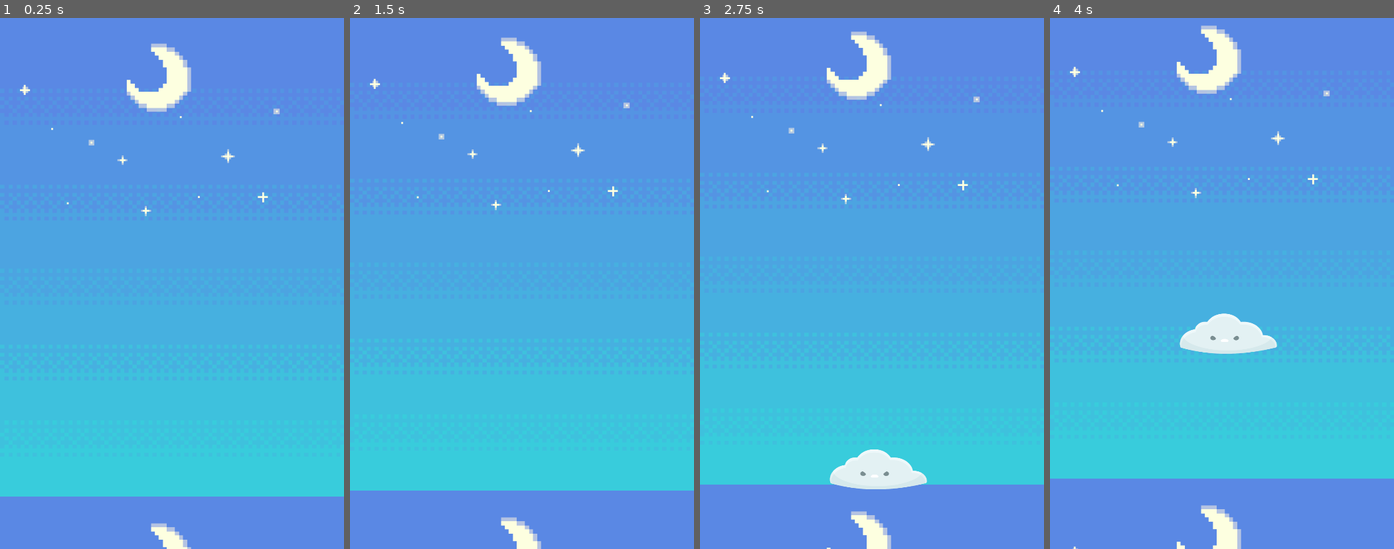
Above: before the commit, frames 1-4 (left to right).
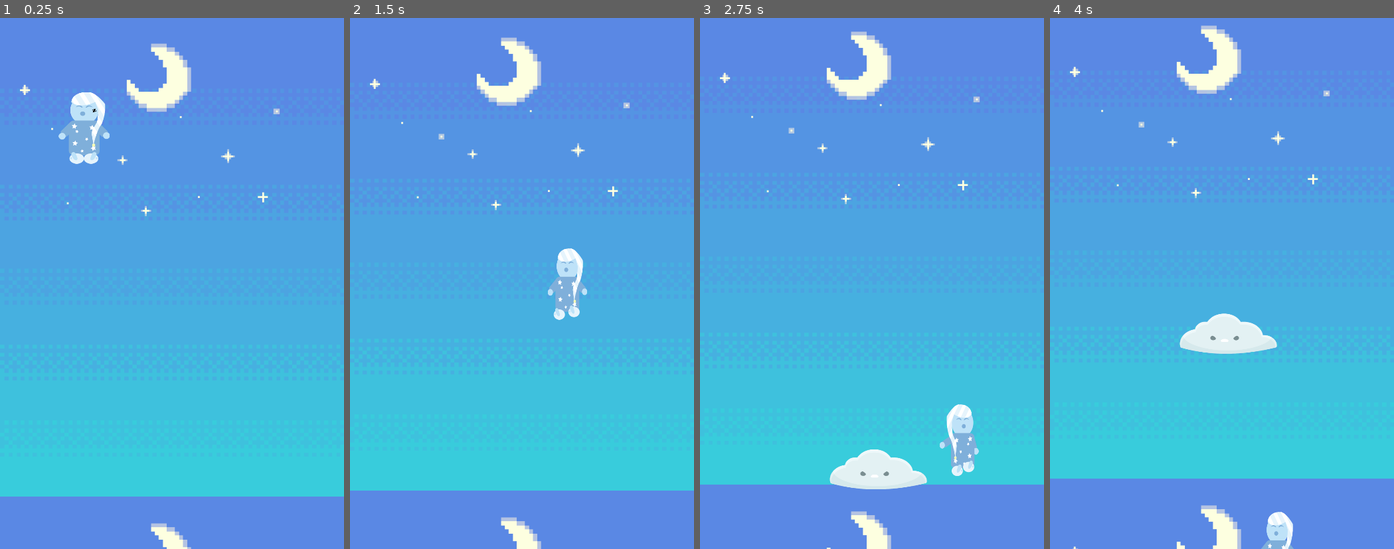
Above: after the commit, the same moments.

Repository: jeddyedds/Dream-Faller
Game: Godot game, scene res://game.tscn
Two runs of this game, one before a commit and one after it. Both use one fixed random seed, a clock stepped at 60 frames per second and the inputs below. The project has no main scene, so this scene is started directly.
Inputs:
- Up to frame 1 (0.25 s): no input
- Up to frame 2 (1.5 s): hold D (move_right) 0.53-1.28 s; hold A (move_left) from 1.28 s (still down)
- Up to frame 3 (2.75 s): release A (move_left) at 2.03 s; hold D (move_right) from 2.03 s (still down)
- Up to frame 4 (4 s): release D (move_right) at 3.53 s; hold A (move_left) from 3.53 s (still down)

The runs differ from the first frame. In frame 1, 1.3% of the frame differs, in the area x 16-32%, y 14-28%; in frame 2, 1.0%; in frame 3, 0.9%; in frame 4, 0.5%.

Commit message:
added player to the game scene.

Diff:
--- a/game.tscn
+++ b/game.tscn
@@ -1,9 +1,10 @@
-[gd_scene load_steps=6 format=3 uid="uid://dde57yh3v2jdq"]
+[gd_scene load_steps=7 format=3 uid="uid://dde57yh3v2jdq"]
 
 [ext_resource type="PackedScene" uid="uid://btbw7nykq3xne" path="res://background.tscn" id="1_7qmxa"]
 [ext_resource type="Script" path="res://game.gd" id="1_av3i4"]
 [ext_resource type="PackedScene" uid="uid://1kpbg20iy3" path="res://cloud.tscn" id="2_8u4sp"]
 [ext_resource type="PackedScene" uid="uid://by5cclfc807mu" path="res://spawner.tscn" id="2_fl5hs"]
+[ext_resource type="PackedScene" uid="uid://c6lq326ajl8nq" path="res://player.tscn" id="5_nv5ti"]
 
 [sub_resource type="Curve2D" id="Curve2D_fullq"]
 _data = {
@@ -29,3 +30,5 @@
 [node name="CloudLocation" type="PathFollow2D" parent="CloudPath"]
 position = Vector2(2, 750)
 rotation = 0.00201207
+
+[node name="Player" parent="." instance=ExtResource("5_nv5ti")]
